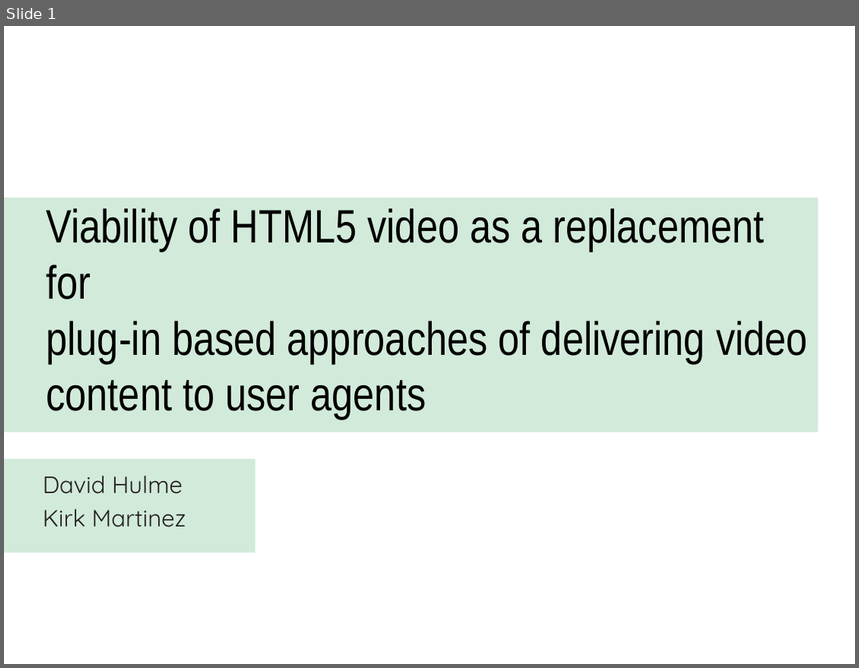
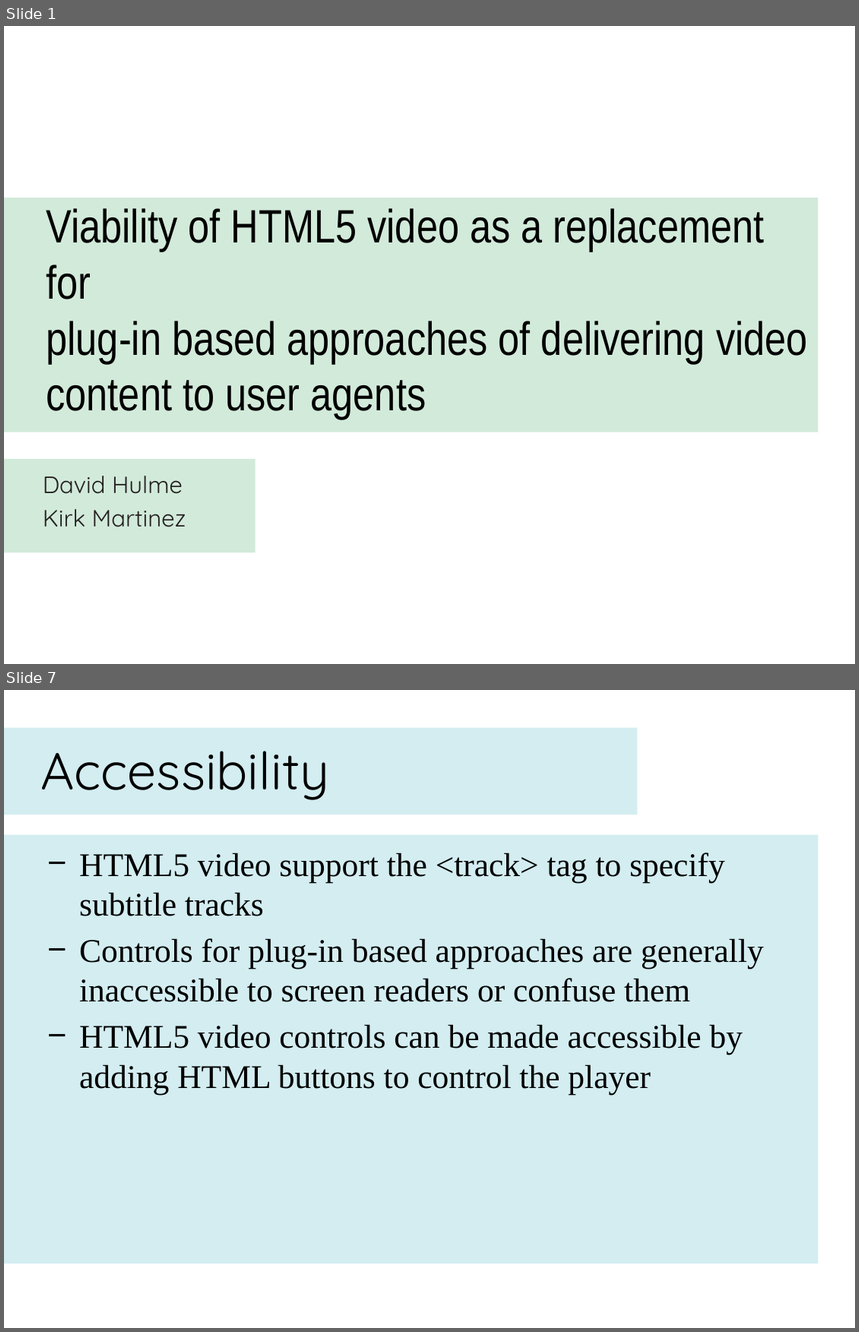
Before and after one commit to dhulme/irp, a slide deck: presentation/slides.pptx. Shown one above the other, each under a label of ours: slide 1 before the commit, slides 1 and 7 after it; the slides between them are not shown. The pictures are 859x668 and 859x1332 pixels, drawn with LibreOffice and Linux fonts; fonts in the diff are those of the drawing. Boxes give left, top, right and bottom in pixels: in the first picture for what was removed or moved away, otherwise in the second. Text is boxed around its words. In the diff, an @@ line names an element or a change of style, - is before the commit and + after.

```diff
--- a/presentation/slides.pptx
+++ b/presentation/slides.pptx
@@ slide 7 added at <box>4,690,855,1328</box>, background #FFFFFF @@
@@ rectangle added at <box>4,727,637,815</box>, fill #D3EDF1 @@
@@ title added at <box>40,751,329,800</box>, 44 pt, text #000000 @@
+Accessibility
@@ rectangle added at <box>4,834,819,1264</box>, fill #D3EDF1 @@
@@ text added at <box>79,853,764,1094</box>, 28 pt, text #000000 @@
+− HTML5 video support the <track> tag to specify subtitle tracks
+− Controls for plug-in based approaches are generally inaccessible to screen readers or confuse them
+− HTML5 video controls can be made accessible by adding HTML buttons to control the player
```
Also in this commit, not shown: 3 slides changed, 3 other slides added, 4 slides removed, 1 other file.
